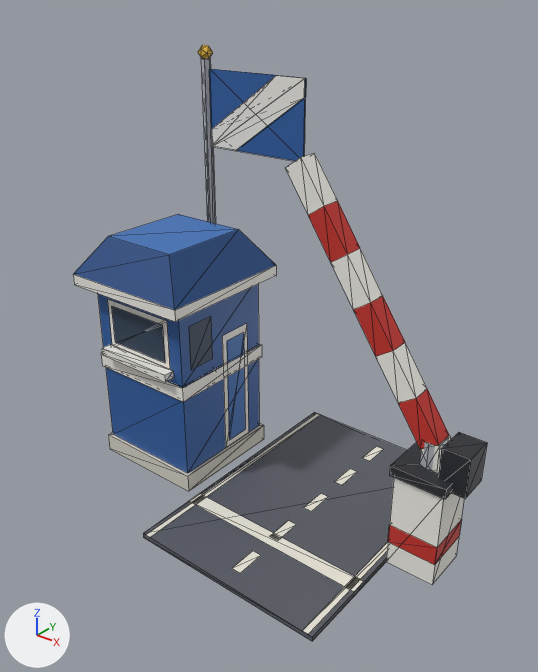
The glTF model games/escales/assets/monuments/special-customs.glb, before and after one commit.
Camera for both pictures: a 50 mm camera at (2.23, -2.89, 2.79) aimed at (0.01, -0.11, 1.07). Arrows for +X, +Y and +Z are at lower left; the lights stay in place. The picture after the commit comes second. Mesh edges are drawn as thin lines. Vertices at exactly the same position are counted once.

The scene before the commit, as lines of its bpy script (objects in view):
```python
me_special_customs = bpy.data.meshes.new('special-customs')
me_special_customs.from_pydata(...)  # 252 vertices, 316 faces; spans x -1.18..1.18, y -0.81..0.81, z 0.0..2.42
me_special_customs.materials.append(mat_defaultmaterial)
ob_special_customs = bpy.data.objects.new('special-customs', me_special_customs)
ob_special_customs.location = (0.0, 0.0, 0.0)
```
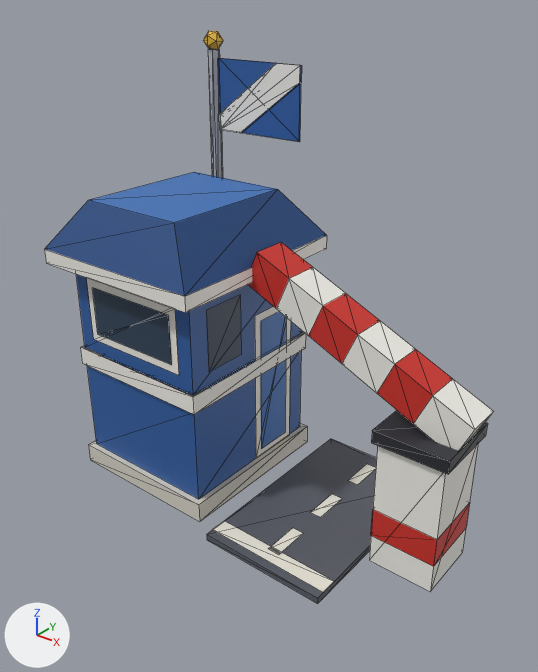
What differs and where, as boxes [x1, y1, x2, y2] in the pictures (538 x 672 px; the box of a moved part takes in the faces that stretch with it):
'special-customs', reshaped (9% wider): before [73, 45, 487, 641]; after [44, 31, 494, 604]
part 1 of me_special_customs, moved or reshaped: before [143, 413, 407, 641]; after [207, 439, 377, 604]
part 2 of me_special_customs, moved or reshaped: before [108, 423, 264, 492]; after [88, 387, 307, 522]
part 3 of me_special_customs, moved or reshaped: before [106, 359, 259, 473]; after [87, 351, 301, 499]
part 4 of me_special_customs, moved or reshaped: before [101, 344, 262, 402]; after [81, 332, 306, 415]
part 5 of me_special_customs, moved or reshaped: before [98, 284, 259, 387]; after [76, 274, 302, 394]
part 6 of me_special_customs, moved or reshaped: before [386, 477, 464, 585]; after [369, 444, 478, 592]
part 7 of me_special_customs, moved or reshaped: before [388, 519, 462, 565]; after [371, 502, 470, 566]
part 8 of me_special_customs, moved or reshaped: before [389, 442, 452, 499]; after [371, 411, 488, 474]
part 9 of me_special_customs, moved or reshaped: before [201, 58, 215, 223]; after [208, 49, 223, 178]
part 10 of me_special_customs, added: after [203, 31, 223, 49]
part 11 of me_special_customs, moved or reshaped: before [211, 76, 305, 151]; after [219, 63, 300, 133]
part 12 of me_special_customs, rebuilt: before [285, 153, 451, 473]; after [248, 242, 494, 451]
part 13 of me_special_customs, deleted: before [73, 45, 487, 634]
part 14 of me_special_customs, built on: before [189, 493, 364, 592]; after [44, 58, 376, 592]

Diff of the bpy script that builds the scene:
```diff
--- a/games/escales/assets/monuments/special-customs.glb.py
+++ b/games/escales/assets/monuments/special-customs.glb.py
@@ me_special_customs @@
 # used by ob_special_customs; location = (0.0, 0.0, 0.0)
-me_special_customs.from_pydata(...)  # 252 vertices, 316 faces; spans x -1.18..1.18, y -0.81..0.81, z 0.0..2.42
+me_special_customs.from_pydata(...)  # 184 vertices, 232 faces; spans x -1.19..1.19, y -0.6..0.6, z 0.0..2.5
+# me_special_customs part 1: the loose piece of 8 vertices spanning x -0.32..0.82, y -0.81..0.81, z 0.0..0.03 is scaled about its middle by (0.651, 0.744, 1.29), then moved by (0.09, 0.0, 0.0)
+# me_special_customs part 2: the loose piece of 8 vertices spanning x -1.13..-0.41, y -0.36..0.36, z 0.0..0.11 is scaled about its middle by (1.34, 1.44, 1.07), then moved by (0.12, 0.0, 0.0)
+# me_special_customs part 3: the loose piece of 8 vertices spanning x -1.1..-0.43, y -0.34..0.34, z 0.11..0.62 is scaled about its middle by (1.32, 1.43, 1.14), then moved by (0.12, 0.0, 0.04)
+# me_special_customs part 4: the loose piece of 8 vertices spanning x -1.12..-0.42, y -0.35..0.35, z 0.62..0.71 is scaled about its middle by (1.32, 1.43, 1.21), then moved by (0.12, 0.0, 0.09)
+# me_special_customs part 5: the loose piece of 8 vertices spanning x -1.1..-0.43, y -0.34..0.34, z 0.71..1.16 is scaled about its middle by (1.32, 1.43, 1.18), then moved by (0.12, 0.0, 0.14)
+# me_special_customs part 6: the loose piece of 8 vertices spanning x 0.82..1.09, y -0.13..0.13, z 0.0..0.56 is scaled about its middle by (1.34, 1.34, 1.33), then moved by (-0.03, 0.0, 0.09)
+# me_special_customs part 7: the loose piece of 8 vertices spanning x 0.82..1.09, y -0.14..0.14, z 0.13..0.25 is scaled about its middle by (1.34, 1.34, 1.5), then moved by (-0.03, 0.0, 0.06)
+# me_special_customs part 8: the loose piece of 8 vertices spanning x 0.81..1.11, y -0.15..0.15, z 0.56..0.62 is scaled about its middle by (1.35, 1.35, 1.29), then moved by (-0.03, 0.0, 0.19)
+# me_special_customs part 9: the loose piece of 12 vertices spanning x -0.97..-0.92, y 0.47..0.52, z 0.0..2.35 is scaled about its middle by (1.29, 1.29, 0.459), then moved by (0.01, 0.06, 0.68)
+# me_special_customs part 10: a new loose piece, an icosphere of 20 faces spanning x -0.99..-0.88, y 0.5..0.6, z 2.4..2.5, in mat_defaultmaterial
+# me_special_customs part 11: the loose piece of 6 vertices spanning x -0.92..-0.22, y 0.49, z 1.85..2.3 is scaled about its middle by (0.864, 1, 0.911), then moved by (-0.03, 0.06, 0.08)
+# me_special_customs part 12: the loose piece of 32 vertices spanning x 0.07..1.14, y -0.06..0.06, z 0.5..2.02 is rebuilt with 28 vertices and now spans x -0.16..1.19, y -0.1..0.1, z 0.77..1.52
+# me_special_customs part 13: 20 loose pieces with 128 vertices, spanning x -1.18..1.18, y -0.81..0.81, z 0.0..2.42, are deleted
+# me_special_customs part 14
+# 4 vertices are removed from x -0.32..0.82, y -0.45..-0.36, z 0.03
+# 2 faces are deleted
+# 44 vertices are added at x -1.19..0.71, y -0.6..0.57, z 0.04..2.35
+# 6 new vertices lie (0.6, 0.0, 0.0) away from vertices in x -0.95..-0.9, y -0.49..0.55, z 0.94..2.35
+# 6 new vertices lie (0.07, 0.0, 0.0) away from vertices in x 0.3, y -0.48..0.5, z 0.04
+# 44 new faces join them
+# other edits to the shape of me_special_customs do not show in these pictures
 me_special_customs.materials.append(mat_defaultmaterial)
```
